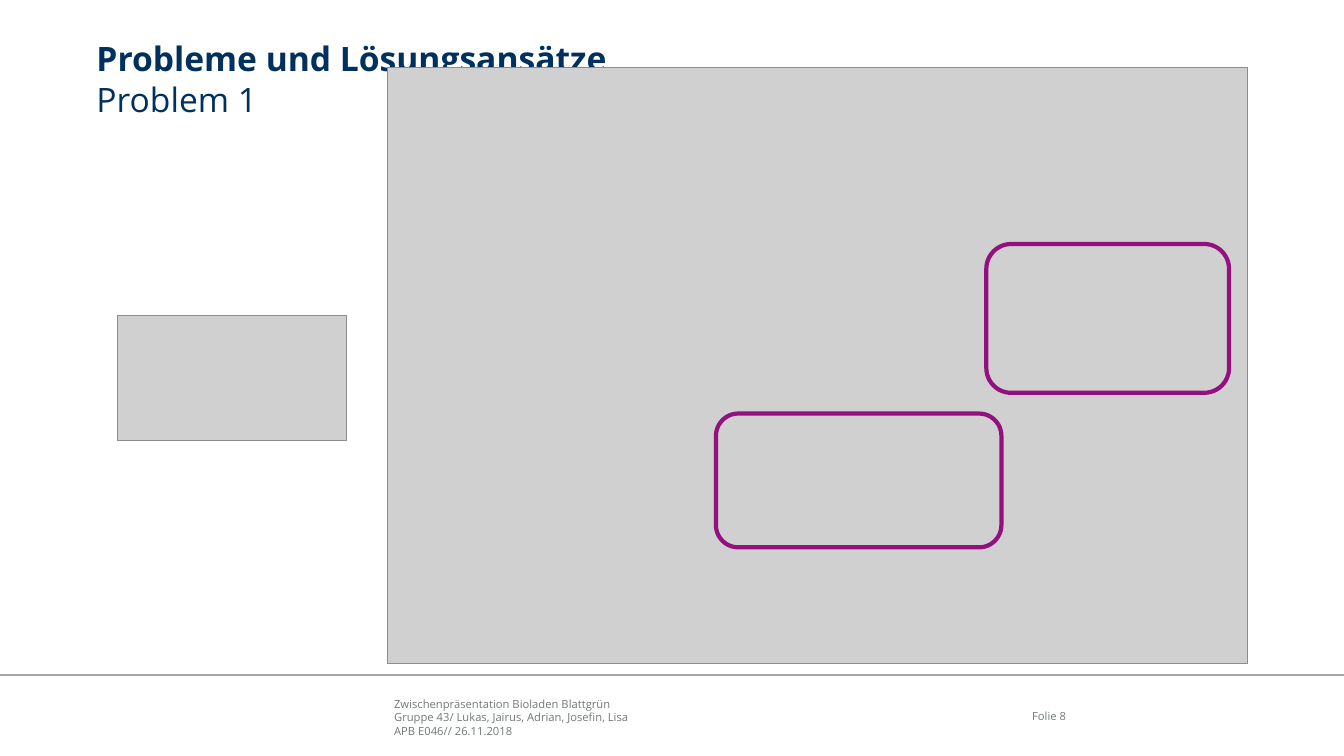
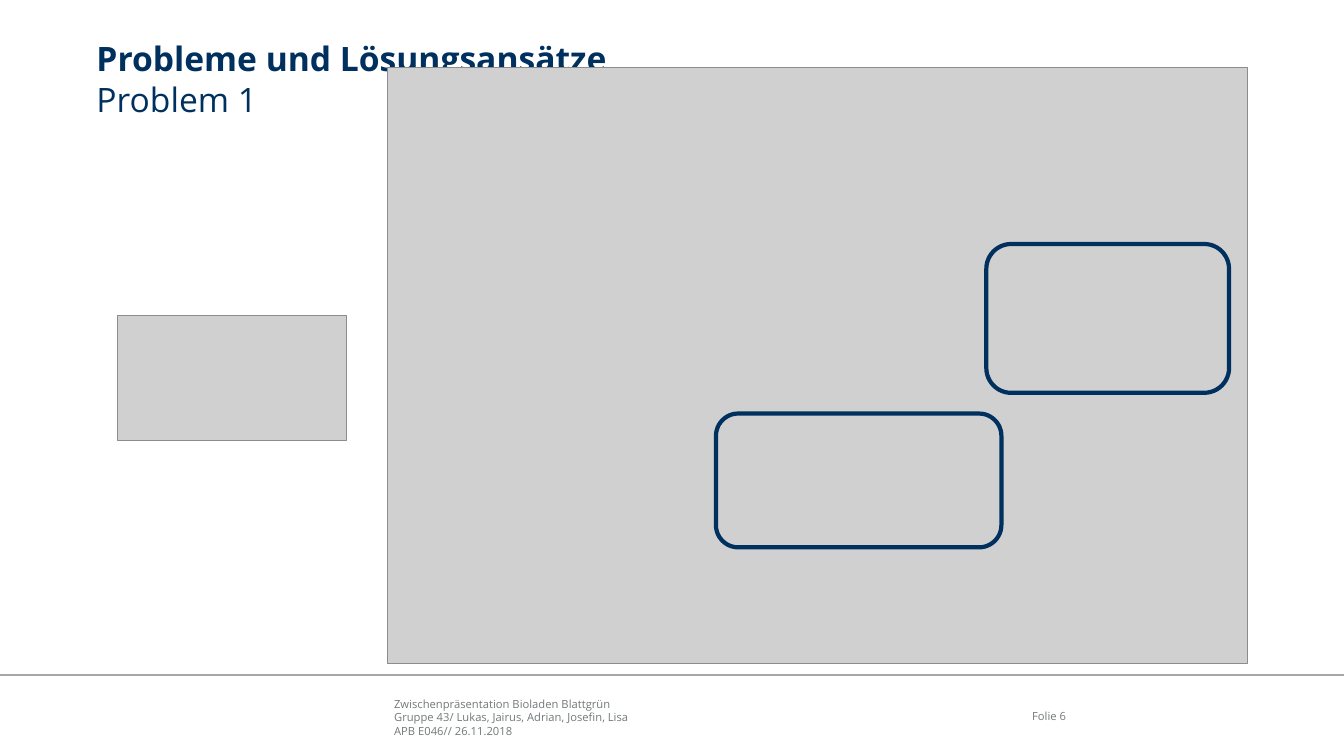
Before and after one commit to LimitlessGreen/swt18w43, a slide deck: slide 6 of src/main/presentation/Zwischenpraesentation.pptx (slide 8 before the commit). Drawn at 1344x756 pixels with LibreOffice and Linux fonts; fonts in the diff are those of the drawing; grey boxes stand for pictures; background and template pictures are left out. Boxes give left, top, right and bottom in pixels: in the first picture for what was removed or moved away, otherwise in the second. Text is boxed around its words. In the diff, an @@ line names an element or a change of style, - is before the commit and + after.

```diff
--- a/src/main/presentation/Zwischenpraesentation.pptx
+++ b/src/main/presentation/Zwischenpraesentation.pptx
@@ rounded rectangle at [987,244,1230,393]: outline #93107E 3 pt to #00305E 3 pt @@
@@ rounded rectangle at [716,413,1001,547]: outline #93107E 3 pt to #00305E 3 pt @@
```
Also in this commit, not shown: 4 other slides changed, 1 slide added, 4 slides removed.
